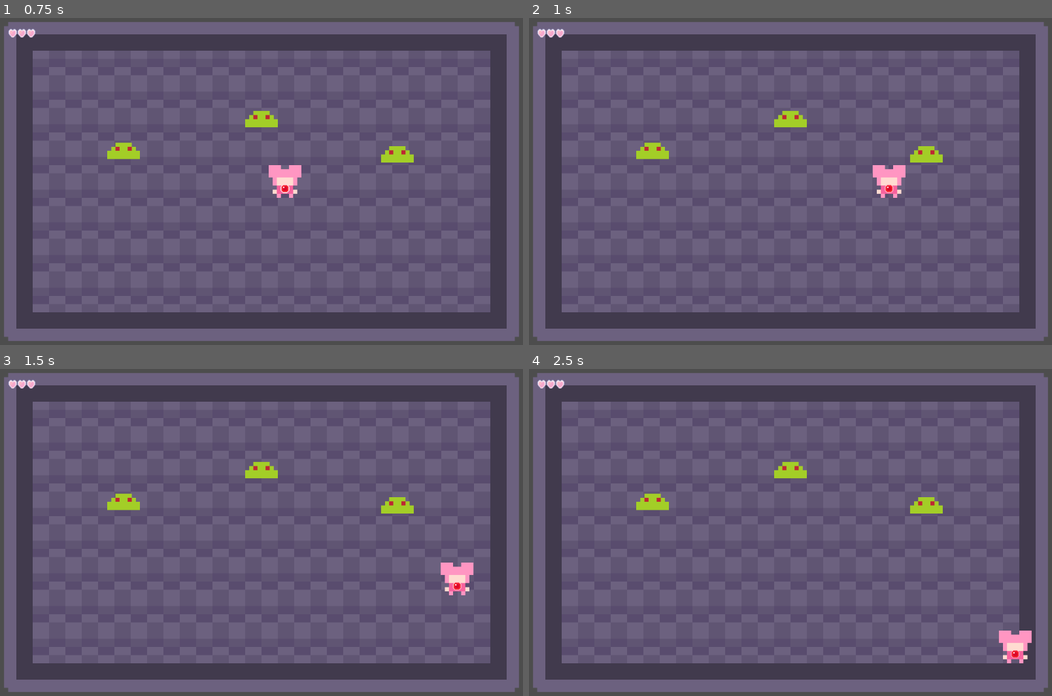
Above: before the commit, frames 1-4 (two rows, left to right).
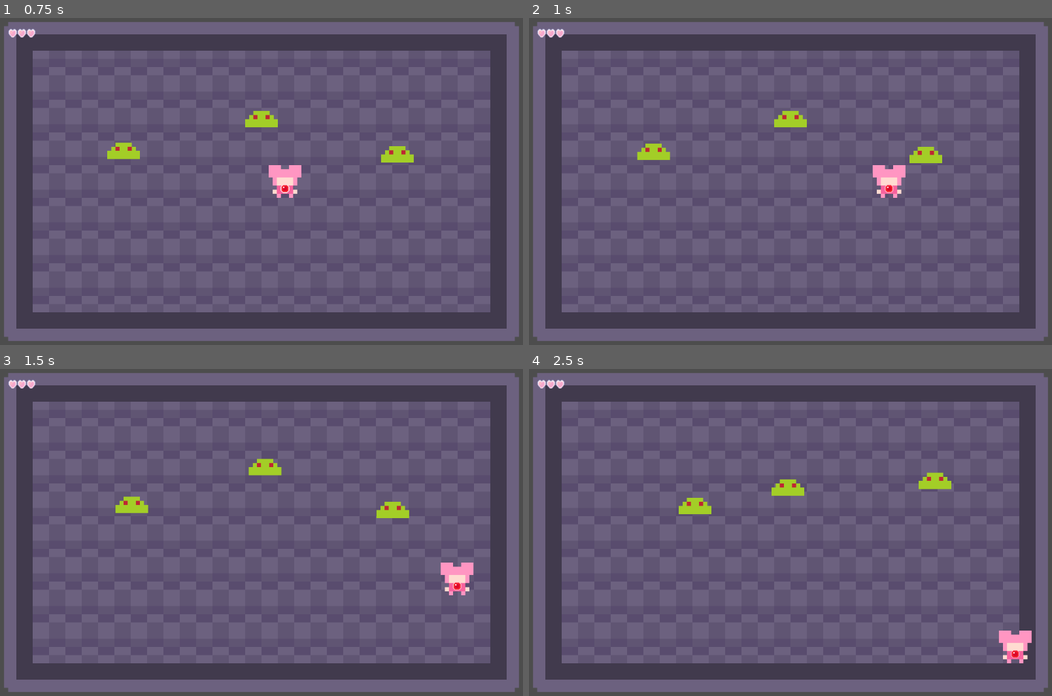
Above: after the commit, the same moments.

Repository: MagicalMegaDev/Magical-Persona-Repo
Game: Godot game, scene res://Assets/Scenes/main.tscn
The game is run twice, just before and just after one commit, with the same random seed, the same clock (stepped at 60 frames per second) and the same inputs.
Inputs:
- Up to frame 1 (0.75 s): tap Enter at 0.5 s; hold D (move_right) from 0.53 s (still down); tap Space (speed) at 0.6 s
- Up to frame 2 (1 s): keep holding D (move_right)
- Up to frame 3 (1.5 s): release D (move_right) at 1.28 s; hold S (move_down) from 1.28 s (still down); tap Space (speed) at 1.35 s
- Up to frame 4 (2.5 s): release S (move_down) at 2.03 s; hold D (move_right) from 2.03 s (still down); tap Space (speed) at 2.1 s

Frame 1 is identical in both runs. In frame 2, 0.2% of the frame differs, in the area x 20-80%, y 38-45%; in frame 3, 0.7%; in frame 4, 1.6%, in the area x 20-81%, y 28-45%.

Commit message:
Weird pause?

Diff:
--- a/Assets/Scripts/State Machines/StateMachine.gd
+++ b/Assets/Scripts/State Machines/StateMachine.gd
@@ -16,6 +16,7 @@
 			child.state_machine = self
 	if(starting_state and states.has(starting_state.name)):
 		current_state = starting_state
+		change_state(current_state.name)
 	else:
 		if(states.size() != 0):
 			current_state = states.values()[0]
